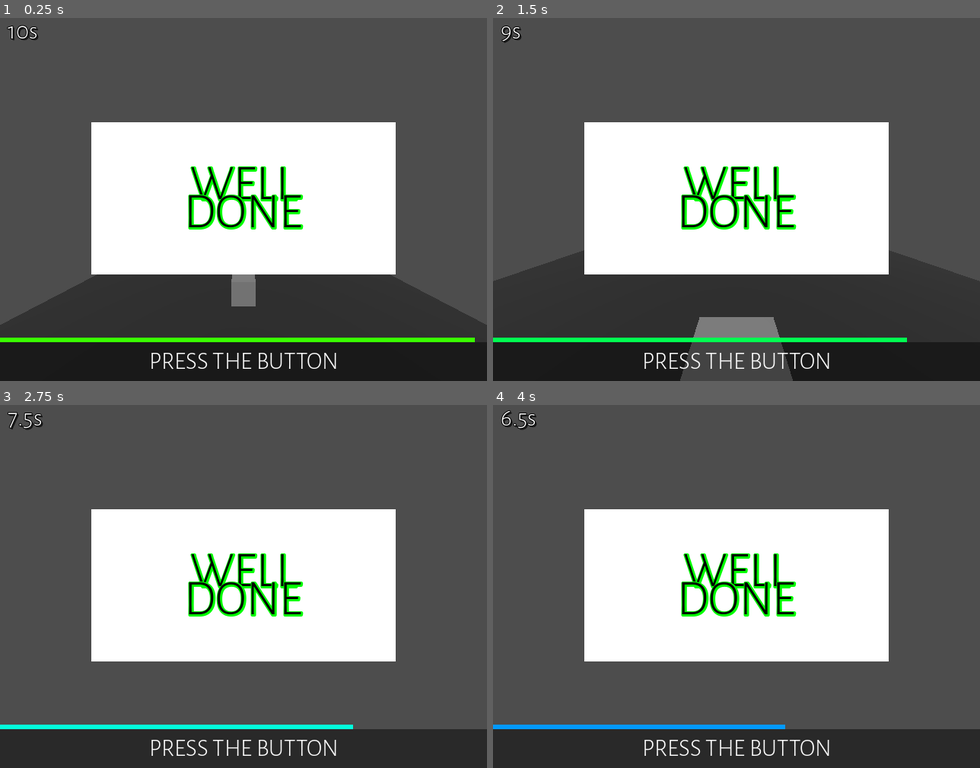
Above: before the commit, frames 1-4 (two rows, left to right).
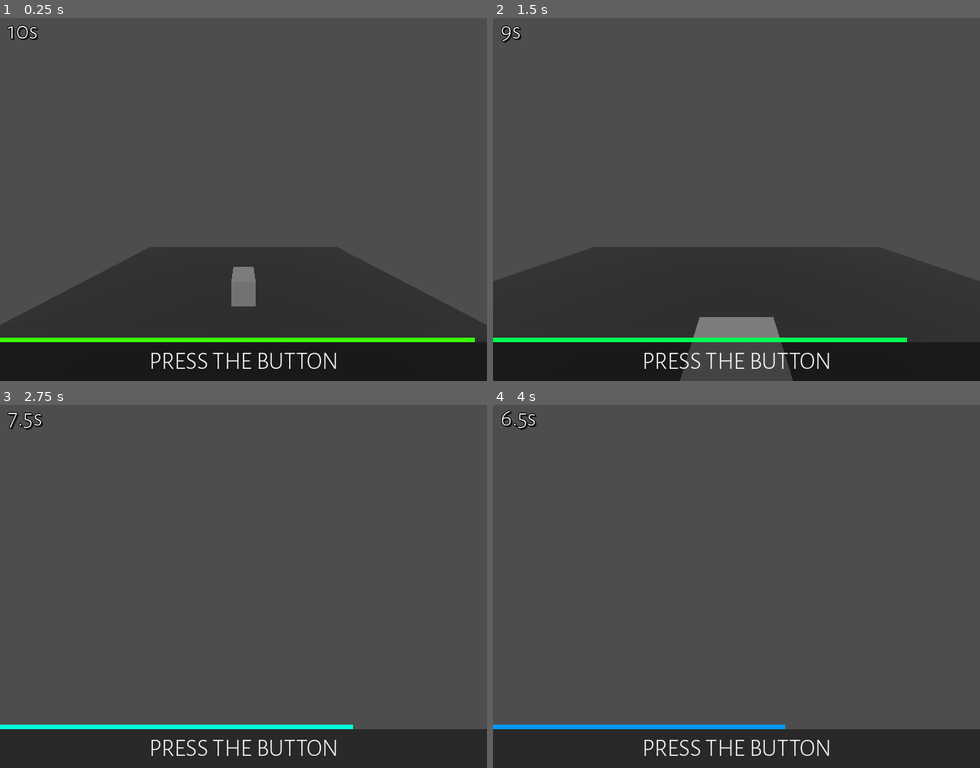
Above: after the commit, the same moments.

Repository: catboyBinary/LudumDare51
Game: Godot game, scene res://scenes/Main.tscn
The game is run twice, just before and just after one commit, with the same random seed, the same clock (stepped at 60 frames per second) and the same inputs.
Inputs (mouse positions are in pixels of both pictures, inside the frame that each line leads up to):
- Up to frame 1 (0.25 s): no input
- Up to frame 2 (1.5 s): tap Enter (ui_accept) at 0.5, 0.6 s; move the mouse to (760, 195) at 0.52 s; hold Space (jump) 0.53-1.28 s; hold W (move_forward) from 0.53 s (still down); move the mouse to (712, 199) at 1.27 s; tap Space (jump) at 1.35 s
- Up to frame 3 (2.75 s): keep holding W (move_forward); tap Space (jump) at 1.52, 1.82, 2.3 s; tap Enter (ui_accept) at 1.55 s; move the mouse to (253, 579) at 2.02 s; press the mouse at (253, 579) at 2.03 s
- Up to frame 4 (4 s): keep holding W (move_forward); move the mouse to (731, 590) at 2.77 s; release the mouse at (731, 590) at 2.78 s; tap Enter (ui_accept) at 2.85, 3.5, 3.6 s; tap Space (jump) at 3.02, 3.32 s; move the mouse to (775, 590) at 3.52 s; hold Space (jump) from 3.53 s (still down)

The runs differ from the first frame. In frame 1, 26% of the frame differs, in the area x 18-82%, y 28-71%; in frame 2, 26%; in frame 3, 26%; in frame 4, 26%.
Error in both runs: Invalid assignment of property or key 'current' with value of type 'bool' on a base object of type 'Camera2D'. (res://scenes/games/mouse_labyrinth/MouseFollowe…

Commit message:
penis inspection complete

Diff:
--- a/project.godot
+++ b/project.godot
@@ -41,6 +41,7 @@
 
 window/size/viewport_width=640
 window/size/viewport_height=480
+window/size/mode=3
 window/stretch/mode="canvas_items"
 window/stretch/aspect="keep_width"
 
--- a/scenes/Main.tscn
+++ b/scenes/Main.tscn
@@ -14,6 +14,7 @@
 anchor_bottom = 1.0
 grow_horizontal = 2
 grow_vertical = 2
+stretch = true
 
 [node name="SubViewport" type="SubViewport" parent="SubViewportContainer"]
 handle_input_locally = false
@@ -38,6 +39,7 @@
 visible = false
 
 [node name="GameOverlay" type="CanvasLayer" parent="."]
+follow_viewport_enabled = true
 
 [node name="Director" parent="GameOverlay" node_paths=PackedStringArray("game_switcher") instance=ExtResource("1_s7l41")]
 game_switcher = NodePath("../../SubViewportContainer/SubViewport/Games")
--- a/scenes/director.gd
+++ b/scenes/director.gd
@@ -3,7 +3,6 @@
 @onready var label: Label = $TimerLabel
 @onready var timer: Timer = $Timer
 @onready var game_announce: GameAnnounce = $GameAnnounce
-@onready var well_done: ColorRect = $WellDone
 @onready var camera: Camera2D = $Camera2d
 
 var current_game: int = 0
--- a/scenes/director.tscn
+++ b/scenes/director.tscn
@@ -34,37 +34,6 @@
 [node name="GameAnnounce" parent="." instance=ExtResource("2_cio78")]
 offset_top = -51.0
 
-[node name="WellDone" type="ColorRect" parent="."]
-anchors_preset = 8
-anchor_left = 0.5
-anchor_top = 0.5
-anchor_right = 0.5
-anchor_bottom = 0.5
-offset_left = -200.0
-offset_top = -100.0
-offset_right = 200.0
-offset_bottom = 100.0
-grow_horizontal = 2
-grow_vertical = 2
-pivot_offset = Vector2(200, 100)
-
-[node name="Label" type="Label" parent="WellDone"]
-anchors_preset = 15
-anchor_right = 1.0
-anchor_bottom = 1.0
-grow_horizontal = 2
-grow_vertical = 2
-theme_override_colors/font_color = Color(0, 0, 0, 1)
-theme_override_colors/font_shadow_color = Color(0, 1, 0, 1)
-theme_override_constants/outline_size = 0
-theme_override_constants/shadow_outline_size = 8
-theme_override_constants/line_spacing = -28
-theme_override_font_sizes/font_size = 64
-text = "WELL
-DONE"
-horizontal_alignment = 1
-vertical_alignment = 1
-
 [node name="Camera2d" type="Camera2D" parent="."]
 anchor_mode = 0
 current = true
--- a/scenes/games/mouse_labyrinth/Axe.gd
+++ b/scenes/games/mouse_labyrinth/Axe.gd
@@ -6,7 +6,7 @@
 	set_physics_process(false)
 	position = default_pos
 
-func _physics_process(delta: float) -> void:
+func _physics_process(_delta: float) -> void:
 	position = get_viewport().get_mouse_position()
 	if Input.is_action_just_pressed("click"):
 		monitoring = true
@@ -19,7 +19,7 @@
 func _on_axe_body_entered(body: Node2D) -> void:
 	body.queue_free()
 
-func _on_axe_area_entered(area: Area2D) -> void:
+func _on_axe_area_entered(_area: Area2D) -> void:
 	set_physics_process(true)
 
 func _on_mouse_follower_player_hit() -> void:
--- a/scenes/games/mouse_labyrinth/Cork.gd
+++ b/scenes/games/mouse_labyrinth/Cork.gd
@@ -5,7 +5,7 @@
 func _ready() -> void:
 	set_process(false)
 
-func _process(delta: float) -> void:
+func _process(_delta: float) -> void:
 	if position == uncorked_position:
 		monitorable = false
 		set_process(false)
--- a/scenes/games/mouse_labyrinth/MouseFollower.gd
+++ b/scenes/games/mouse_labyrinth/MouseFollower.gd
@@ -38,7 +38,7 @@
 		get_parent().get_node("Camera2d").current = false
 		just_switched = true
 
-func _on_mouse_follower_body_entered(body: Node2D) -> void:
+func _on_mouse_follower_body_entered(_body: Node2D) -> void:
 	player_respawn()
 
 func _on_mouse_follower_area_entered(area: Area2D) -> void:
--- a/scenes/games/mouse_labyrinth/mouse_game.tscn
+++ b/scenes/games/mouse_labyrinth/mouse_game.tscn
@@ -35,7 +35,7 @@
 radius = 7.0
 
 [sub_resource type="RectangleShape2D" id="RectangleShape2D_ejvar"]
-size = Vector2(32.1271, 3.99391)
+size = Vector2(35, 3.99391)
 
 [sub_resource type="CircleShape2D" id="CircleShape2D_pybpq"]
 radius = 1.0
@@ -177,13 +177,6 @@
 position = Vector2(389, 401)
 texture = ExtResource("7_0dyx4")
 
-[node name="PinJoint2d" type="PinJoint2D" parent="."]
-position = Vector2(430, 209)
-rotation = -0.0899515
-node_a = NodePath("../RigidBody2d")
-node_b = NodePath("../Background/LeftLoopPart")
-disable_collision = false
-
 [node name="RigidBody2d" type="RigidBody2D" parent="."]
 process_mode = 3
 position = Vector2(413, 211)
@@ -194,13 +187,15 @@
 can_sleep = false
 freeze = true
 
-[node name="Platform" type="Sprite2D" parent="Platform"]
-position = Vector2(0.179657, -1.99191)
+[node name="Platform" type="Sprite2D" parent="RigidBody2d"]
+rotation = 0.179903
+scale = Vector2(1, 1)
+texture = ExtResource("8_w2liv")
+
+[node name="CollisionShape2d" type="CollisionShape2D" parent="RigidBody2d"]
+position = Vector2(-0.497986, -0.0448914)
 rotation = 0.0899515
-texture = ExtResource("8_w2liv")
-
-[node name="CollisionShape2d" type="CollisionShape2D" parent="Platform"]
-position = Vector2(-2.93643, -0.998444)
+scale = Vector2(1, 1)
 shape = SubResource("RectangleShape2D_ejvar")
 
 [node name="Cuttable" type="StaticBody2D" parent="." node_paths=PackedStringArray("platform")]
@@ -209,7 +204,7 @@
 collision_layer = 1536
 collision_mask = 1536
 script = ExtResource("13_1rrwl")
-platform = NodePath("../Platform")
+platform = NodePath("../RigidBody2d")
 
 [node name="CollisionPolygon2d" type="CollisionPolygon2D" parent="Cuttable"]
 polygon = PackedVector2Array(-9, -10, 6, 8, 12, 9, -4, -10)
--- a/scenes/games/platformer2d/platformer_player.tscn
+++ b/scenes/games/platformer2d/platformer_player.tscn
@@ -82,7 +82,6 @@
 offset = Vector2(0, -32)
 
 [node name="Camera2d" type="Camera2D" parent="."]
-zoom = Vector2(0.9, 0.9)
 process_callback = 0
 limit_left = -25
 limit_bottom = 700
--- a/scripts/platformer_player.gd
+++ b/scripts/platformer_player.gd
@@ -1,47 +1,48 @@
 extends CharacterBody2D
 
 
-const SPEED = 400.0
-const JUMP_VELOCITY = 500.0
+const SPEED := 400.0
+const JUMP_VELOCITY := 500.0
 
 # Get the gravity from the project settings to be synced with RigidBody nodes.
-var gravity = ProjectSettings.get_setting("physics/2d/default_gravity")*1.2
+var base_gravity: float = ProjectSettings.get_setting("physics/2d/default_gravity")
+var gravity: float = base_gravity * 1.2
 
-func _physics_process(delta):
+func _physics_process(delta) -> void:
 	# Add the gravity.
 	if not is_on_floor():
 		velocity.y += gravity * delta
 
 	# Handle Jump.
-	if Input.is_action_just_pressed("ui_accept") and is_on_floor():
-		velocity.y = JUMP_VELOCITY*up_direction.y
+	if Input.is_action_just_pressed("jump") and is_on_floor():
+		velocity.y = JUMP_VELOCITY * up_direction.y
 
-	if Input.is_action_just_pressed("ui_right") and not Input.is_action_pressed("ui_left"):
+	if Input.is_action_just_pressed("move_right") and not Input.is_action_pressed("move_left"):
 		$AnimationPlayer.stop()
 		$AnimationPlayer.play("leanRight")
-	elif Input.is_action_just_pressed("ui_left") and not Input.is_action_pressed("ui_right"):
+	elif Input.is_action_just_pressed("move_left") and not Input.is_action_pressed("move_right"):
 		$AnimationPlayer.stop()
 		$AnimationPlayer.play("leanLeft")
 
-	if Input.is_action_just_released("ui_left") and not Input.is_action_pressed("ui_right"):
+	if Input.is_action_just_released("move_left") and not Input.is_action_pressed("move_right"):
 		$AnimationPlayer.stop()
 		$AnimationPlayer.play_backwards("leanLeft")
 		$AnimationPlayer.seek(0.35)
-	elif Input.is_action_just_released("ui_right") and not Input.is_action_pressed("ui_left"):
+	elif Input.is_action_just_released("move_right") and not Input.is_action_pressed("move_left"):
 		$AnimationPlayer.stop()
 		$AnimationPlayer.play_backwards("leanRight")
 		$AnimationPlayer.seek(0.35)
 
 	# Get the input direction and handle the movement/deceleration.
 	# As good practice, you should replace UI actions with custom gameplay actions.
-	var direction = Input.get_axis("ui_left", "ui_right")
+	var direction = Input.get_axis("move_left", "move_right")
 	if direction:
 		velocity.x = direction * SPEED
 	else:
 		velocity.x = move_toward(velocity.x, 0, SPEED)
 
-	if direction < 0: $AnimatedSprite2d.flip_h = true
-	elif direction > 0: $AnimatedSprite2d.flip_h = false
+	if (direction != 0):
+		$AnimatedSprite2d.flip_h = direction < 0
 
 	move_and_slide()
 
@@ -53,9 +54,12 @@
 		$Camera2d.current = false
 
 
-func _on_area_2d_area_entered(area):
-	if area.is_in_group("jump_pad"): velocity.y = JUMP_VELOCITY*area.get_parent().scale.y*-1.35
-	if area.is_in_group("gravity_pad"):
-		gravity = ProjectSettings.get_setting("physics/2d/default_gravity")*-1.2*area.get_parent().scale.y
-		up_direction = Vector2(0,area.get_parent().scale.y)
+func _on_area_2d_area_entered(area) -> void:
+	if area.is_in_group("jump_pad"):
+		velocity.y = -JUMP_VELOCITY * area.get_parent().scale.y * 1.35
+	# Пад не может ведь быть прыжковым и гравитационным одновременно?
+	# if area.is_in_group("gravity_pad"):
+	elif area.is_in_group("gravity_pad"):
+		up_direction = Vector2(0, area.get_parent().scale.y)
+		gravity = -base_gravity * 1.2 * up_direction.y
 		$AnimatedSprite2d.flip_v = bool(up_direction.y+1)
